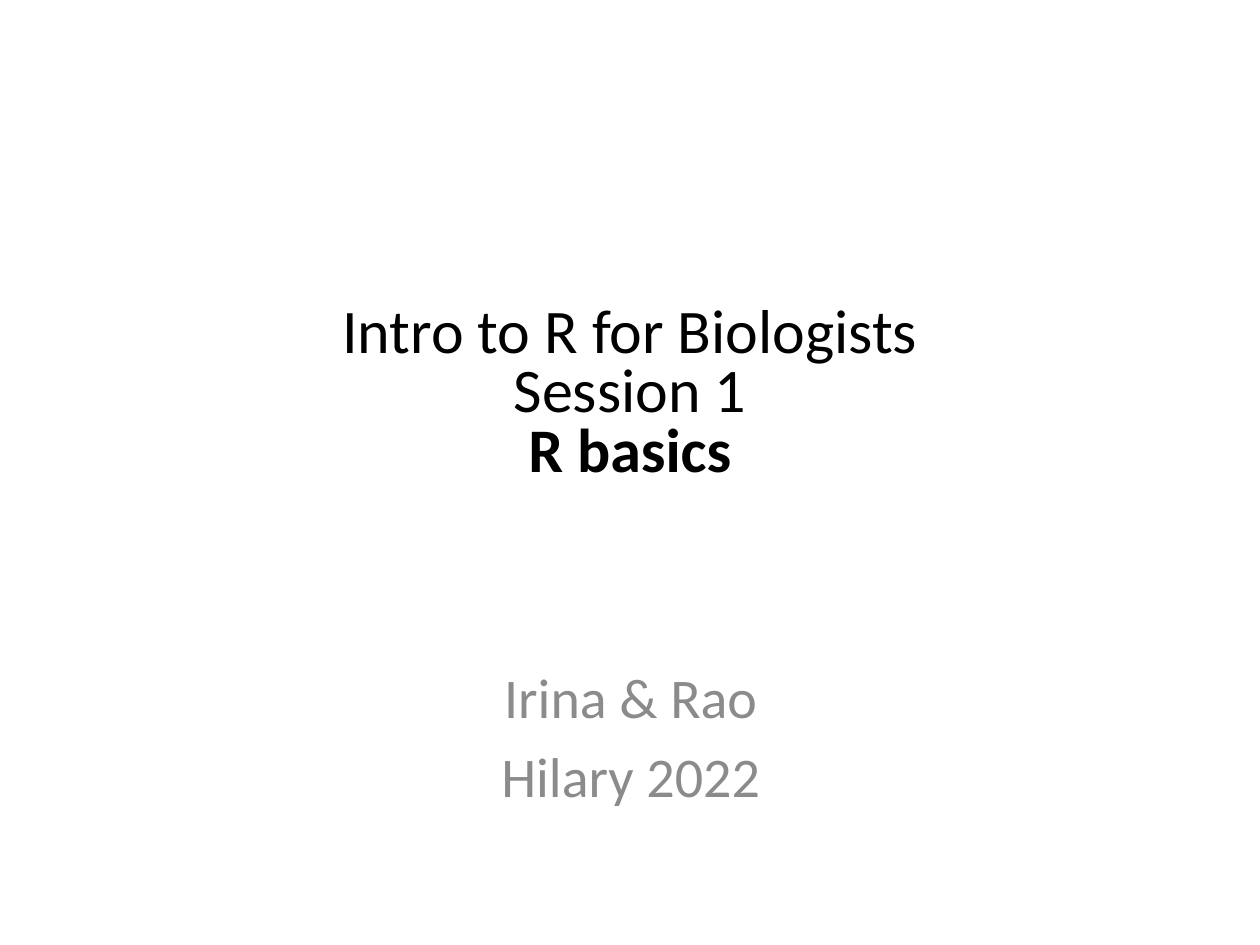
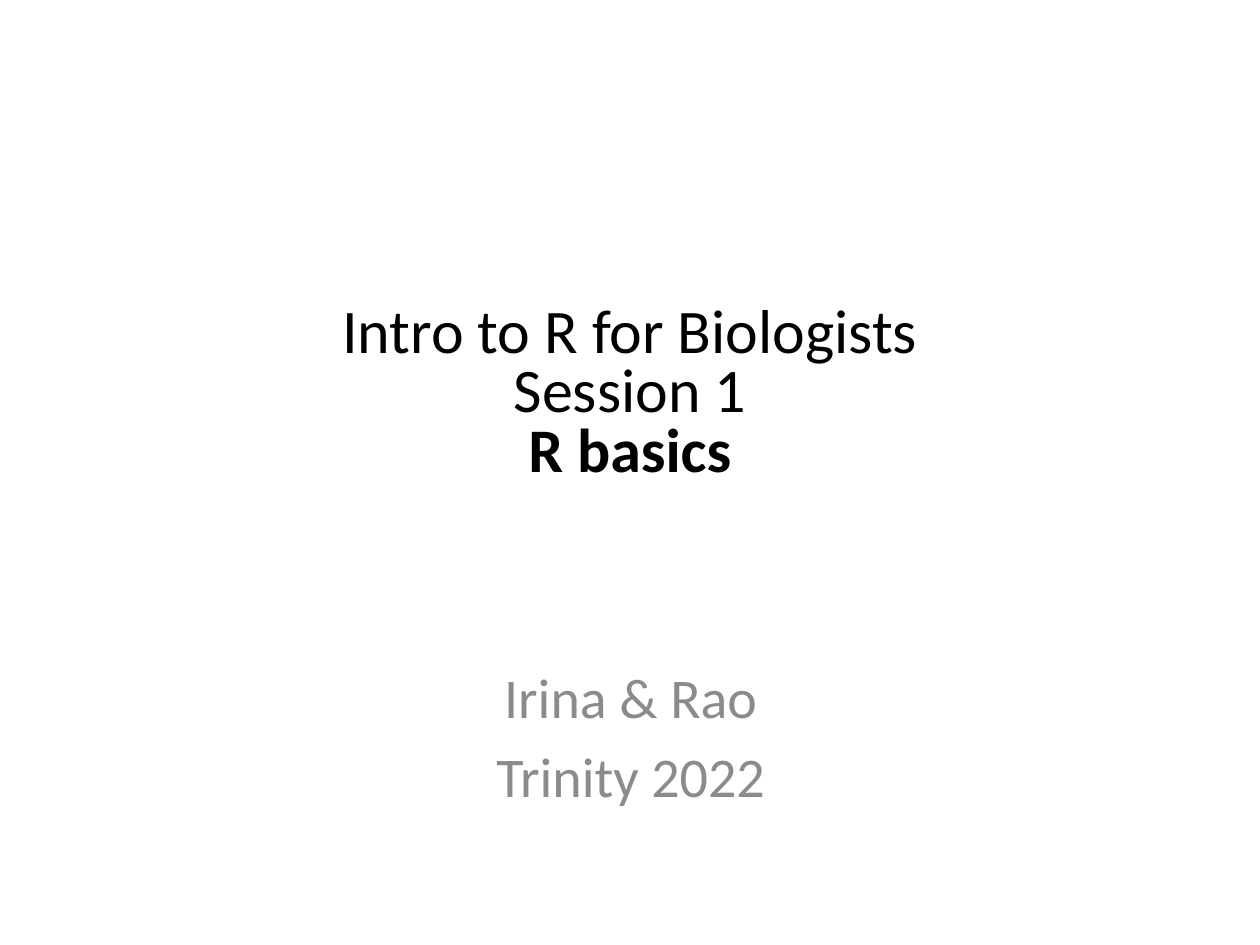
Before and after one commit to sraorao/MSD_R_course_TT2022, a slide deck: slide 1 of powerpoint/Session1.pptx. Drawn at 1260x945 pixels with LibreOffice and Linux fonts; fonts in the diff are those of the drawing. Boxes give left, top, right and bottom in pixels: in the first picture for what was removed or moved away, otherwise in the second. Text is boxed around its words. In the diff, an @@ line names an element or a change of style, - is before the commit and + after.

```diff
--- a/powerpoint/Session1.pptx
+++ b/powerpoint/Session1.pptx
@@ text at (496,758,764,806): text changed @@
-Hilary 2022
+Trinity 2022
```
Also in this commit, not shown: 1 other slide changed, 1 other file.
